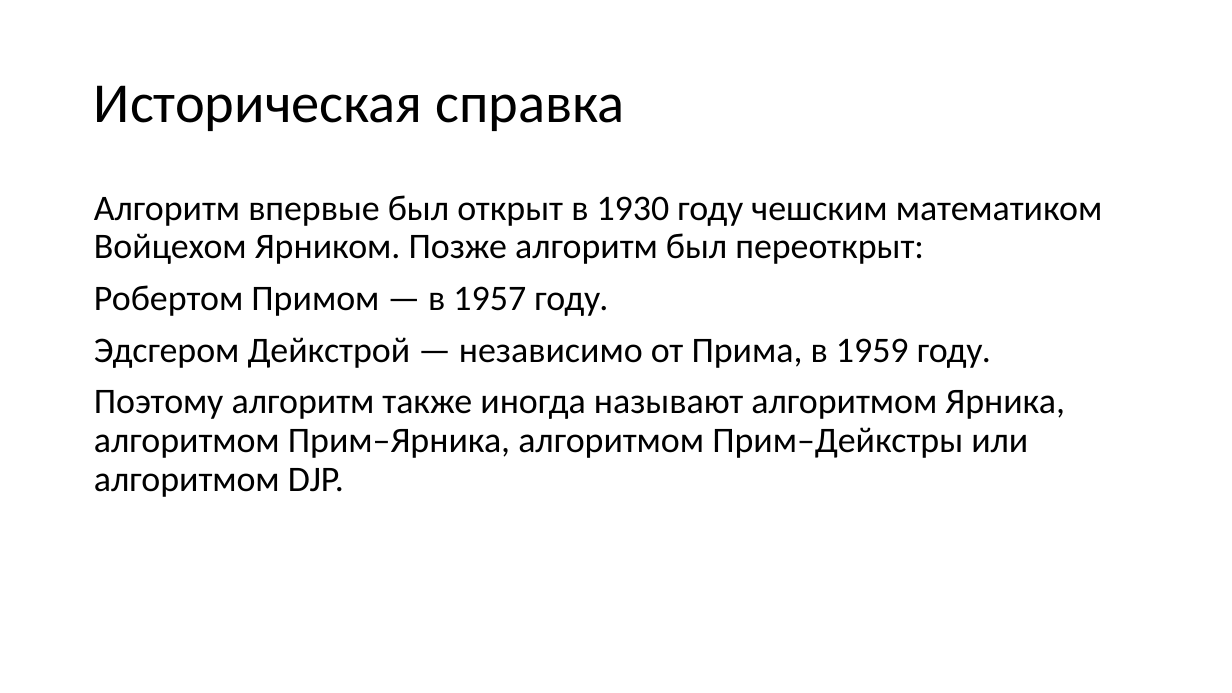
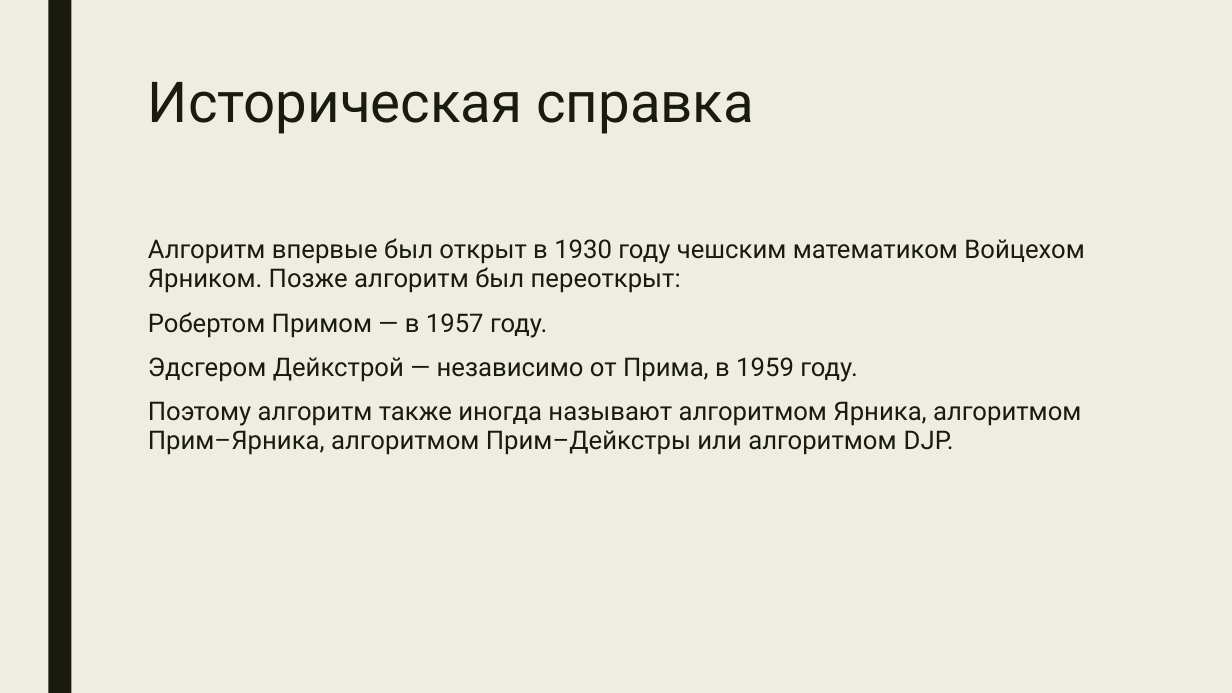
Before and after one commit to malinkies/PrimsAlgorithm, a slide deck: slide 2 of аисд.pptx. Drawn at 1232x693 pixels with LibreOffice and Linux fonts; fonts in the diff are those of the drawing. Boxes give left, top, right and bottom in pixels: in the first picture for what was removed or moved away, otherwise in the second. Text is boxed around its words. In the diff, an @@ line names an element or a change of style, - is before the commit and + after.

```diff
--- a/аисд.pptx
+++ b/аисд.pptx
@@ background #FFFFFF to #EFEDE3 @@
@@ rectangle added at (48, 0, 71, 693), fill #191B0E @@
@@ title "Историческая справка": place and size @@
-title "Историческая справка" at (94, 85, 624, 131)
+title "Историческая справка" at (148, 82, 754, 134)
@@ title "Историческая справка" at (148, 82, 754, 134): font Calibri to Roboto, text colour #000000 to #191B0E; line spacing 0.9 to 0.89; vertical alignment middle to top @@
@@ text "Алгоритм впервые был открыт в ...": place and size @@
-text "Алгоритм впервые был открыт в ..." at (94, 195, 1103, 497)
+text "Алгоритм впервые был открыт в ..." at (148, 238, 1085, 455)
@@ text "Алгоритм впервые был открыт в ..." at (148, 238, 1085, 455): size 28 to 20 pt, font Calibri to Roboto, text colour #000000 to #191B0E; line spacing 0.9 to 0.94; more space between paragraphs @@
```
Also in this commit, not shown: 9 other slides changed.
